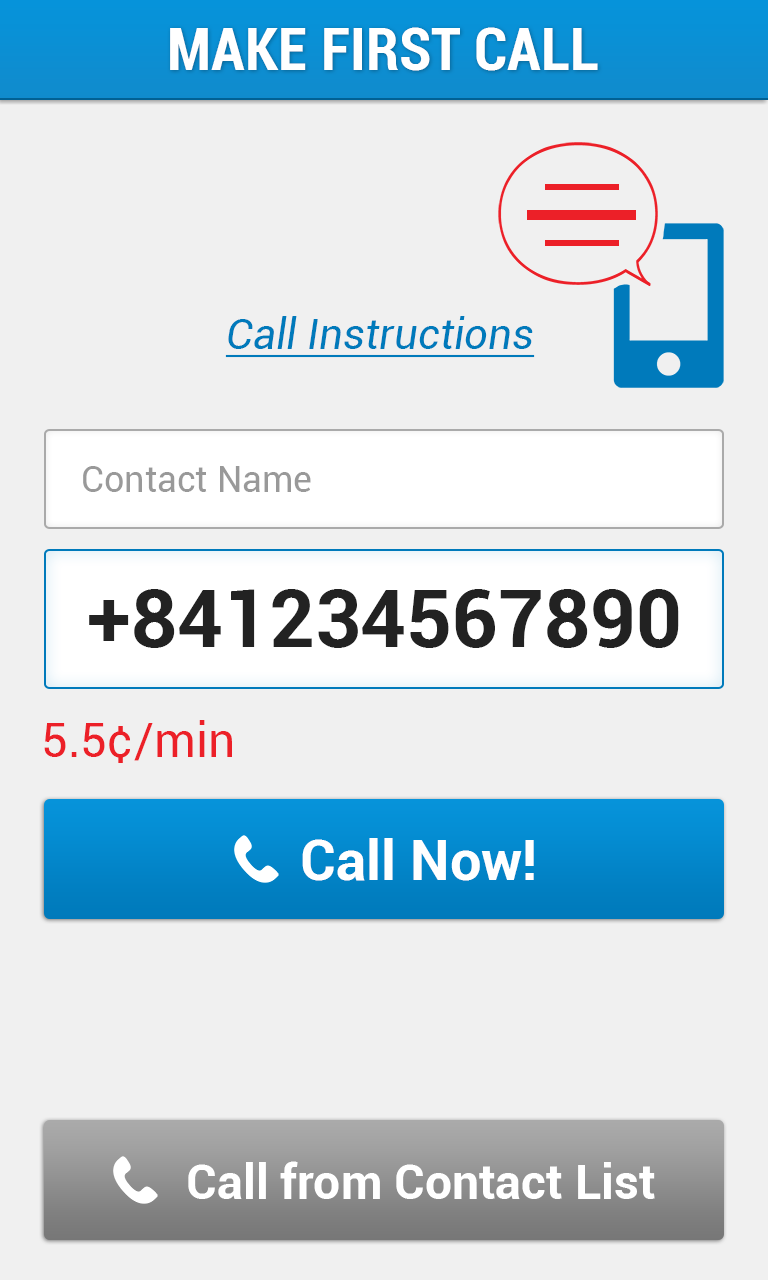
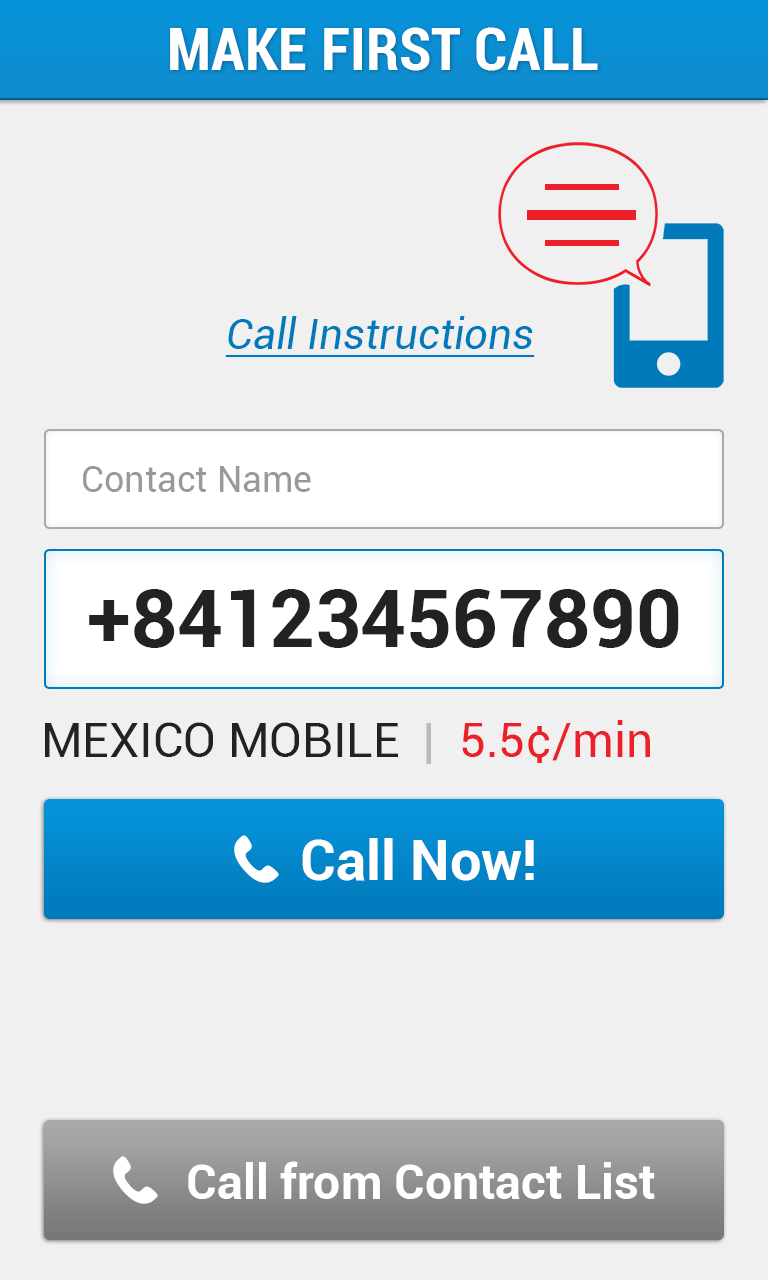
Layers edited between the first and the second 768x1280 image:
renamed "5.5¢/min" to "MEXICO MOBILE | 5.5¢/min", painted on it over [44, 720, 650, 764]
